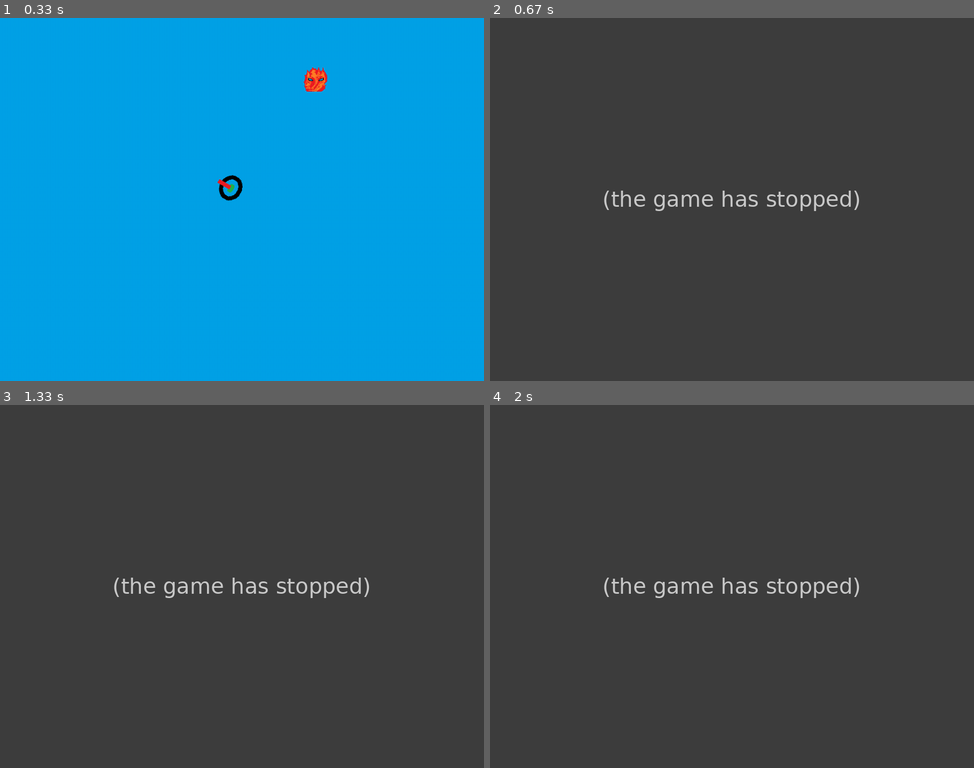
Above: before the commit, frames 1-4 (two rows, left to right).
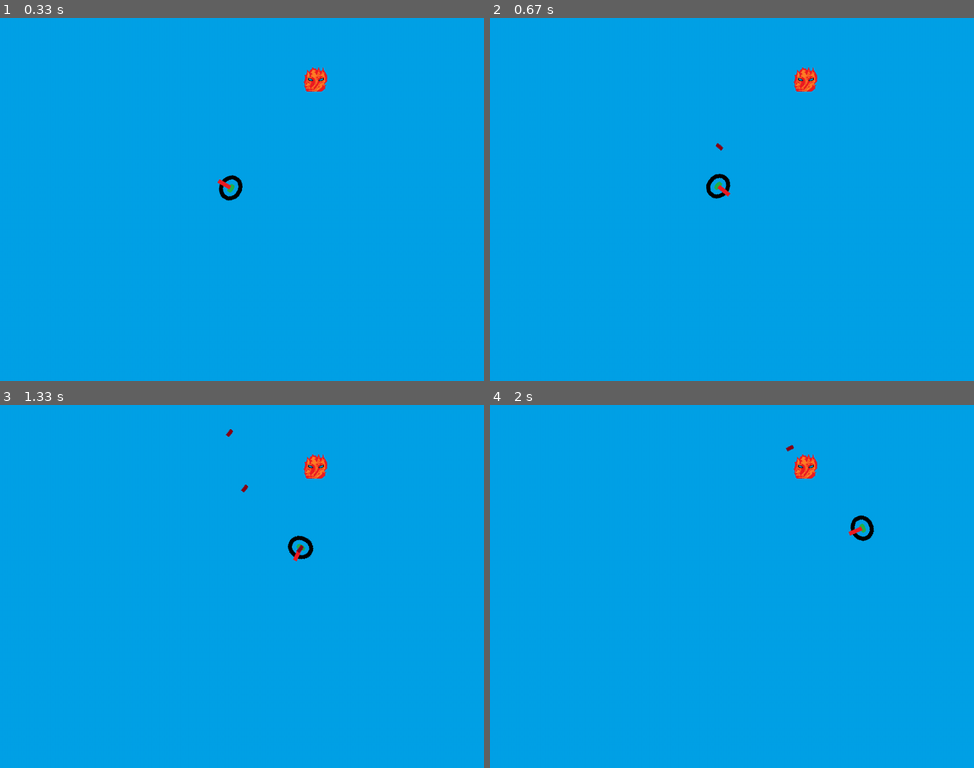
Above: after the commit, the same moments.

Repository: tuutut22/first-pygame
Game: pygame game, started from balloon_game/main.py
Same seed, same stepped clock (60 frames per second), same inputs: the game is played once before the commit and once after it.
Inputs (mouse positions are in pixels of both pictures, inside the frame that each line leads up to):
- Up to frame 1 (0.33 s): no input
- Up to frame 2 (0.67 s): click (732, 199) at 0.38 s
- Up to frame 3 (1.33 s): hold D 0.67-1.13 s; click (396, 575) at 0.75 s; hold W from 1.17 s (still down); click (242, 608) at 1.25 s
- Up to frame 4 (2 s): release W at 1.47 s; hold D 1.5-1.97 s; click (615, 590) at 1.58 s

Frame 1 is identical in both runs. In frame 2, 100% of the frame differs, in the area x 0-100%, y 0-100%; in frame 3, 100%; in frame 4, 100%.
Error before the commit: TypeError: 'int' object is not iterable (main.py line 145); the game stopped at 0.4 s (later frames are placeholders)

Commit message:
first-pygame

Diff:
--- a/balloon_game/main.py
+++ b/balloon_game/main.py
@@ -53,7 +53,9 @@
 
     # 공격 회전
 
-attack_angles = []
+attackrots = []
+
+attacknum = 0
 
     # 몬스터 이미지
 monster = pygame.image.load(os.path.join(image_path,"monster.png"))
@@ -92,8 +94,11 @@
                 - attack_y_pos + attack_height/2, \
                     attack_position[0] - attack_x_pos + \
                         attack_width/2)
-            attack_angles.append([attack_angle])
             attacks.append([attack_x_pos,attack_y_pos])
+            attackrots.append(pygame.transform.rotate(attack, 276 - attack_angle*57.29))
+            attackrot = attackrots[attacknum]
+            attacknum += 1
+            print(attacknum)
 
         elif event.type == pygame.KEYUP:
             if event.key == pygame.K_w or event.key == pygame.K_s:
@@ -141,15 +146,15 @@
 
         # 어택 이미지 및 회전
 
-    for attack_angle_index, attack_angle_val in enumerate(attack_angles):
-        for w in len(attack_angles):
-            attackrot = pygame.transform.rotate(attack, 276 - attack_angles[w]*57.29)
+    # for attack_angle_index, attack_angle_val in enumerate(attack_angles):
+    #     for w in len(attack_angle):
+    #         attackrot = pygame.transform.rotate(attack, 276 - attack_angle[w]*57.29)
 
     for attack_x_pos ,attack_y_pos in attacks:
         # attack_position = pygame.mouse.get_pos()
         # attack_angle = math.atan2(attack_position[1] - attack_y_pos + attack_height/2, attack_position[0] - attack_x_pos + attack_width/2)
-        # for attack_angle_index, attack_angle_val in enumerate(balls):
-        #     attackrot = pygame.transform.rotate(attack, 276 - attack_angle*57.29)
+        # for attack_angle_index, attack_angle_val in enumerate():
+        # attackrot = pygame.transform.rotate(attack, 276 - attack_angle*57.29)
         attackpos1 = (attack_x_pos -attackrot.get_rect().width//2, attack_y_pos - attackrot.get_rect().height//2)
         screen.blit(attackrot,(attackpos1[0],attackpos1[1]))
 
